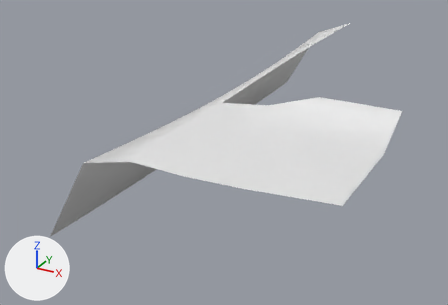
The OBJ model models/areas/fort/preview_grass_3_0.obj, before and after one commit.
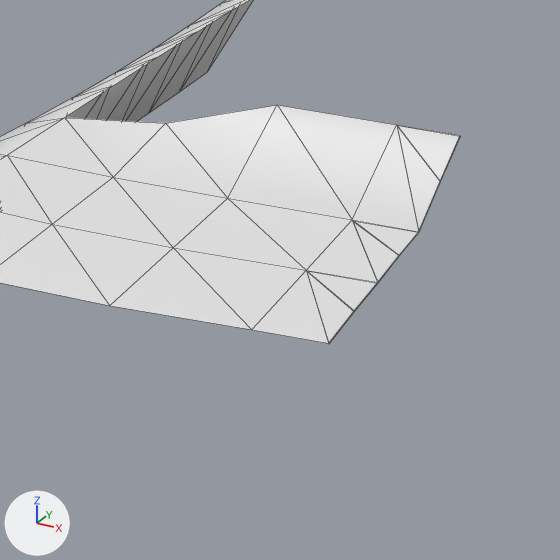
Each version appears first whole from a 50 mm lens placed at (80.79, -36.36, 16.93), pointed at (68.18, -13.43, 5.46), and next in a close-up on the part from 43% to 100% of the width and 16% to 100% of the height. Arrows for +X, +Y and +Z are at lower left; the lights stay in place. The last two pictures show the newer version. The close-ups show mesh edges as thin lines. Where no turn or scale is listed for an object, it has been applied to the vertices. Vertices at exactly the same position are counted once.

Before the edit, the objects in view are built like this:
```python
me_preview_grass_3_0 = bpy.data.meshes.new('preview_grass_3_0')
me_preview_grass_3_0.from_pydata(...)  # 73 vertices, 77 faces; spans x 65.5..76.5, y -22.0..0.0, z 4.7..9.8
ob_preview_grass_3_0 = bpy.data.objects.new('preview_grass_3_0', me_preview_grass_3_0)
ob_preview_grass_3_0.location = (0.0, 0.0, 0.0)
```
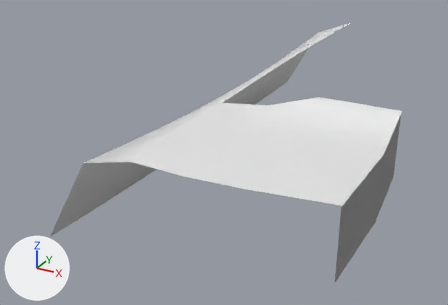
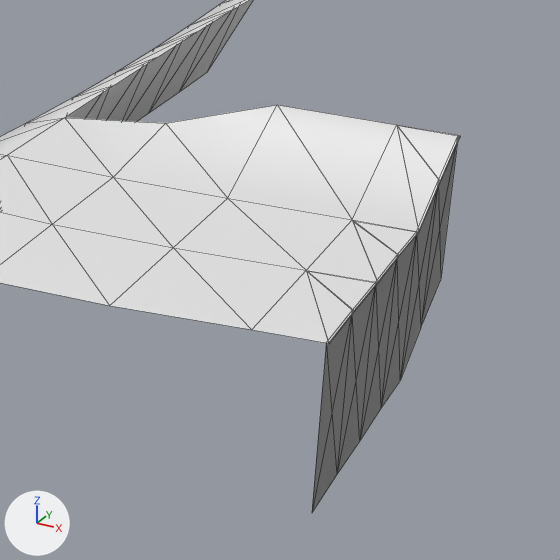
Boxes (x1, y1, x2, y2) around the edits, measured in the close-ups (560 x 560 px):
'preview_grass_3_0', reshaped: before (0, 0, 460, 344); after (0, 0, 460, 512)
part 1 of me_preview_grass_3_0, built on: before (307, 125, 460, 311); after (307, 125, 460, 512)

The change in detail:
me_preview_grass_3_0 is used by ob_preview_grass_3_0; location (0.0, 0.0, 0.0).
me_preview_grass_3_0 had 73 vertices, 77 faces and spanned x 65.5..76.5, y -22.0..0.0, z 4.7..9.8.
me_preview_grass_3_0 now has 87 vertices, 101 faces and spans x 65.5..76.5, y -22.0..0.0, z 4.7..9.8.
Part 1, on me_preview_grass_3_0:
12 faces are deleted.
9 vertices are added at x 76.5, y -22.0..-16.0, z 6.5..9.7.
5 new vertices lie (0.0, 0.0, -2.5) away from vertices in x 76.5, y -20.0..-16.0, z 8.9..9.7.
36 new faces join them.
